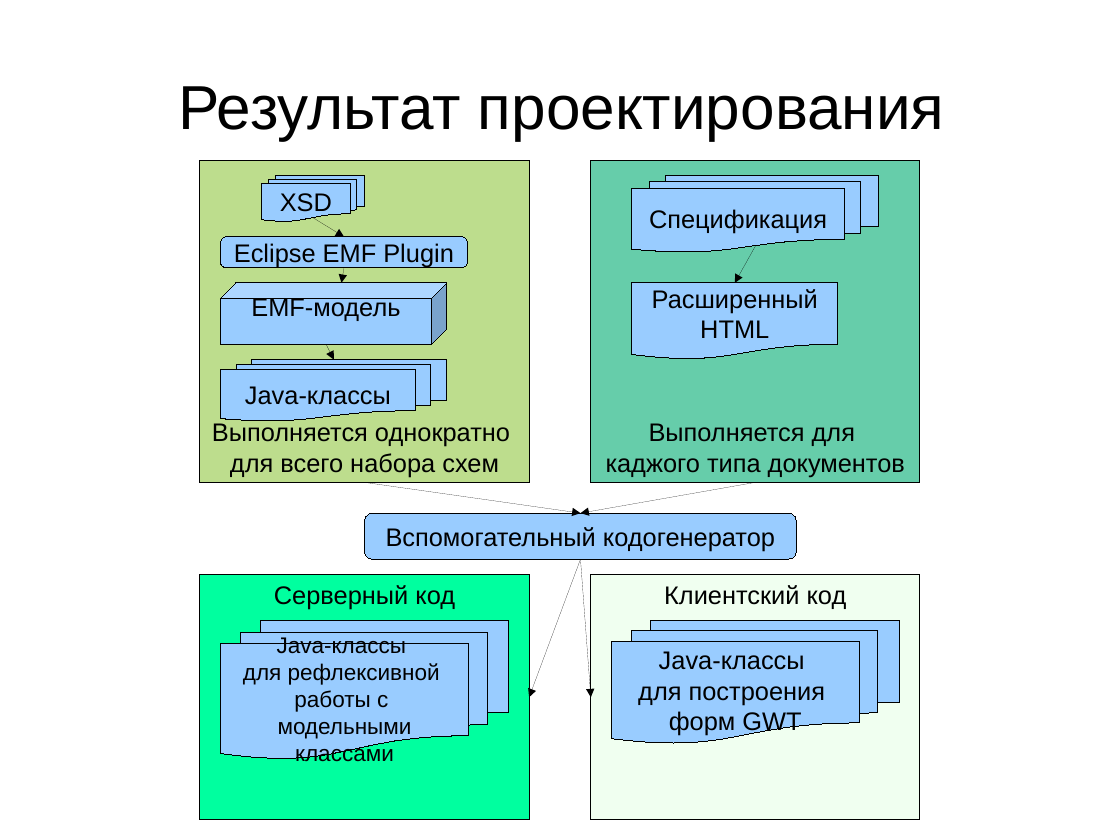
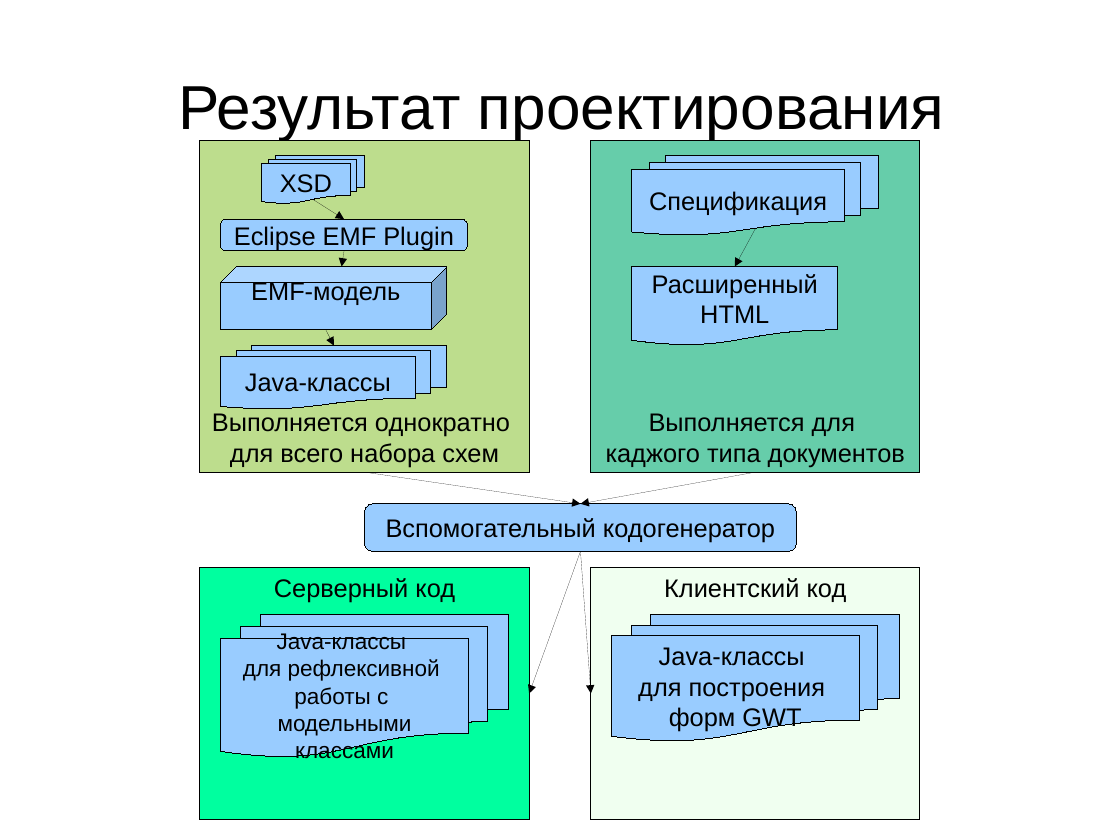
Before and after one commit to aeremenok/a-team-777, a slide deck: slide 13 of diploma/eav/diploma/demo.odp. Drawn at 1120x840 pixels with LibreOffice and Linux fonts; fonts in the diff are those of the drawing. Boxes give left, top, right and bottom in pixels: in the first picture for what was removed or moved away, otherwise in the second. Text is boxed around its words. In the diff, an @@ line names an element or a change of style, - is before the commit and + after.

```diff
--- a/diploma/eav/diploma/demo.odp
+++ b/diploma/eav/diploma/demo.odp
@@ rectangle "Выполняется однократно": place and size @@
-rectangle "Выполняется однократно" at (200, 160, 530, 482)
+rectangle "Выполняется однократно" at (200, 140, 530, 473)
@@ rectangle "Выполняется для": place and size @@
-rectangle "Выполняется для" at (592, 160, 921, 482)
+rectangle "Выполняется для" at (592, 140, 921, 473)
@@ 2 flow chart multidocuments, 1 arrow: place and size @@
-2 flow chart multidocuments, 1 arrow at (262, 176, 879, 253)
+2 flow chart multidocuments, 1 arrow at (262, 155, 879, 235)
@@ 3 arrows, 1 flow chart multidocument, 1 cube, 1 flow chart document, 1 rounded rectangle: place and size @@
-3 arrows, 1 flow chart multidocument, 1 cube, 1 flow chart document, 1 rounded rectangle at (221, 237, 837, 421)
+3 arrows, 1 flow chart multidocument, 1 cube, 1 flow chart document, 1 rounded rectangle at (221, 220, 837, 409)
@@ 2 arrows, 1 rounded rectangle: place and size @@
-2 arrows, 1 rounded rectangle at (365, 483, 797, 559)
+2 arrows, 1 rounded rectangle at (365, 473, 797, 552)
@@ rectangle "Серверный код": place and size @@
-rectangle "Серверный код" at (200, 574, 530, 820)
+rectangle "Серверный код" at (200, 567, 530, 820)
@@ arrow moved from (580, 559) - (530, 697) to (580, 551) - (530, 694) @@
@@ arrow moved from (580, 559) - (592, 697) to (580, 551) - (592, 694) @@
@@ rectangle "Клиентский код": place and size @@
-rectangle "Клиентский код" at (592, 574, 921, 820)
+rectangle "Клиентский код" at (592, 567, 921, 820)
@@ flow chart multidocument "Java-классы": place and size @@
-flow chart multidocument "Java-классы" at (221, 621, 508, 759)
+flow chart multidocument "Java-классы" at (221, 615, 508, 757)
@@ flow chart multidocument "Java-классы": place and size @@
-flow chart multidocument "Java-классы" at (612, 621, 900, 744)
+flow chart multidocument "Java-классы" at (612, 615, 900, 742)
```
Also in this commit, not shown: 4 other slides changed.
